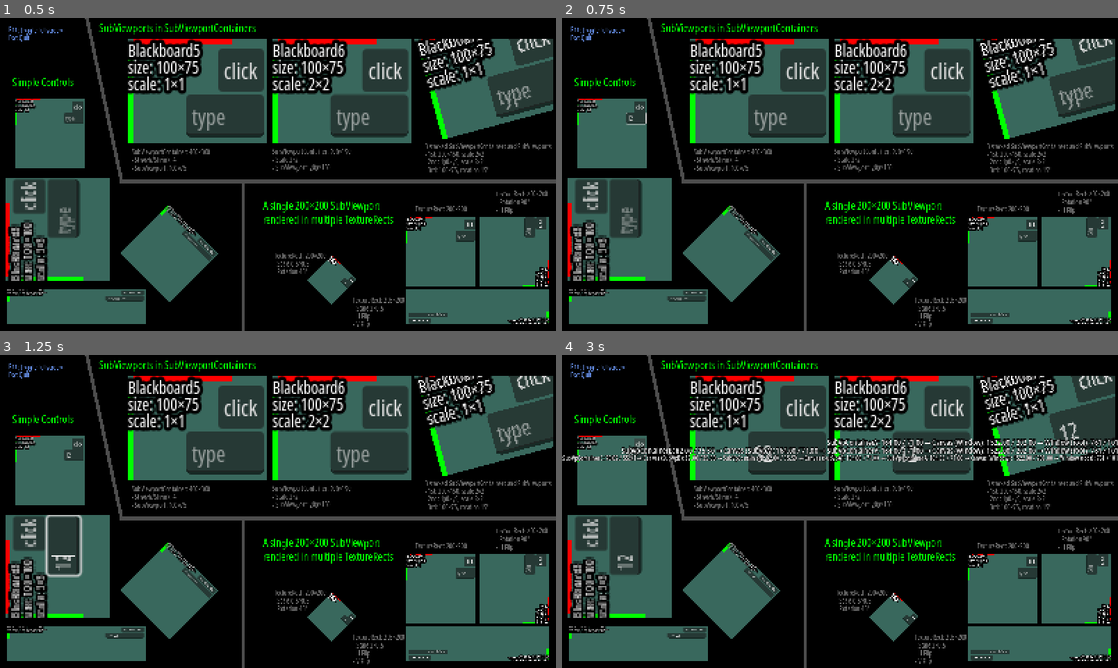
Above: before the commit, frames 1-4 (two rows, left to right).
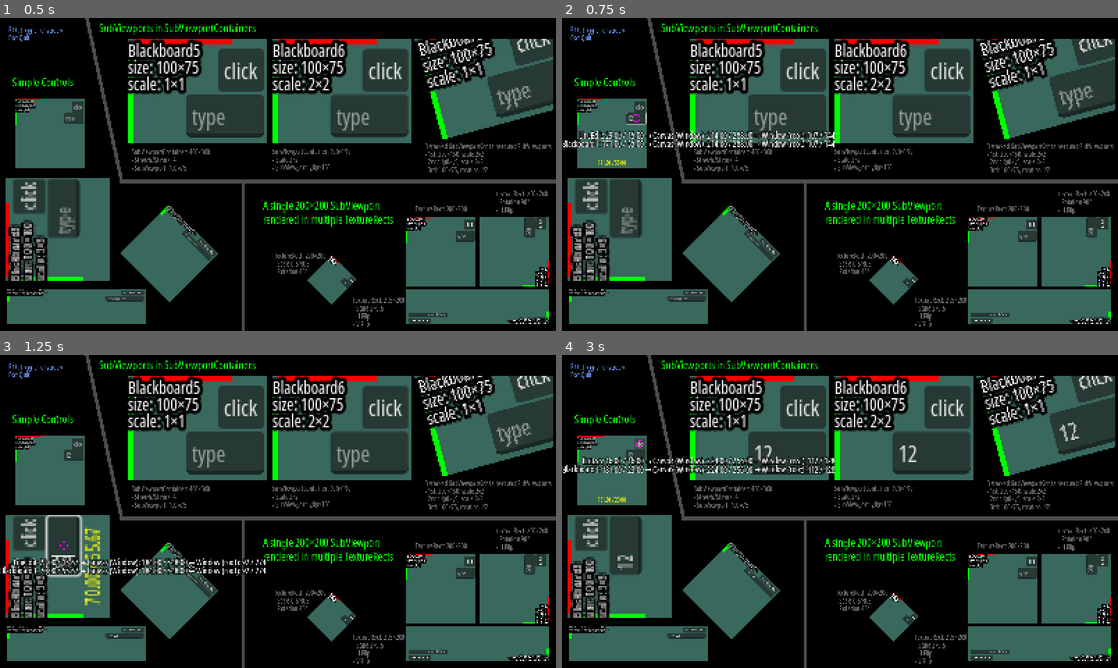
Above: after the commit, the same moments.

Repository: Toxe/godot-coordinate-systems
Game: Godot game, scene res://scenes/main.tscn
Same seed, same stepped clock (60 frames per second), same inputs: the game is played once before the commit and once after it.
Inputs (mouse positions are in pixels of both pictures, inside the frame that each line leads up to):
- Up to frame 1 (0.5 s): no input
- Up to frame 2 (0.75 s): click (634, 118) at 0.52 s; type "12" at 0.6 s
- Up to frame 3 (1.25 s): click (122, 636) at 0.75 s; type "12" at 0.83 s; click (61, 545) at 0.98 s; type "12" at 1.07 s
- Up to frame 4 (3 s): click (756, 583) at 1.27 s; type "12" at 1.35 s; click (789, 452) at 1.5 s; type "12" at 1.58 s; click (928, 452) at 1.73 s; type "12" at 1.82 s; click (1090, 423) at 2.02 s; type "12" at 2.1 s; click "click" at 2.75 s

Frame 1 is identical in both runs. In frame 2, 1.4% of the frame differs, in the area x 0-50%, y 30-48%; in frame 3, 1.6%; in frame 4, 4.6%, in the area x 0-100%, y 26-48%.

Commit message:
Add mouse listener to blackboard button and textfield

Diff:
--- a/CoordinateSystems/scenes/blackboard.tscn
+++ b/CoordinateSystems/scenes/blackboard.tscn
@@ -1,6 +1,7 @@
 [gd_scene format=3 uid="uid://c4acg3uptu08i"]
 
 [ext_resource type="Script" uid="uid://1jsw301ecqdb" path="res://scenes/blackboard.gd" id="1_i3d2x"]
+[ext_resource type="Script" uid="uid://ch8ltww7obcng" path="res://scenes/gui_mouse_listener.gd" id="2_7nlrx"]
 [ext_resource type="Texture2D" uid="uid://t5221ljt70h8" path="res://assets/images/thumb_up.png" id="2_wbyqp"]
 
 [sub_resource type="ParticleProcessMaterial" id="ParticleProcessMaterial_7nlrx"]
@@ -65,7 +66,9 @@
 offset_right = -2.0
 offset_bottom = 38.0
 grow_horizontal = 0
+mouse_filter = 1
 text = "click"
+script = ExtResource("2_7nlrx")
 
 [node name="GPUParticles2D" type="GPUParticles2D" parent="Button" unique_id=288607050]
 position = Vector2(16, 16)
@@ -85,8 +88,10 @@
 offset_right = -2.0
 offset_bottom = 71.0
 grow_horizontal = 0
+mouse_filter = 1
 placeholder_text = "type"
 expand_to_text_length = true
+script = ExtResource("2_7nlrx")
 
 [connection signal="gui_input" from="." to="." method="_on_gui_input"]
 [connection signal="mouse_exited" from="." to="." method="_on_mouse_exited"]
